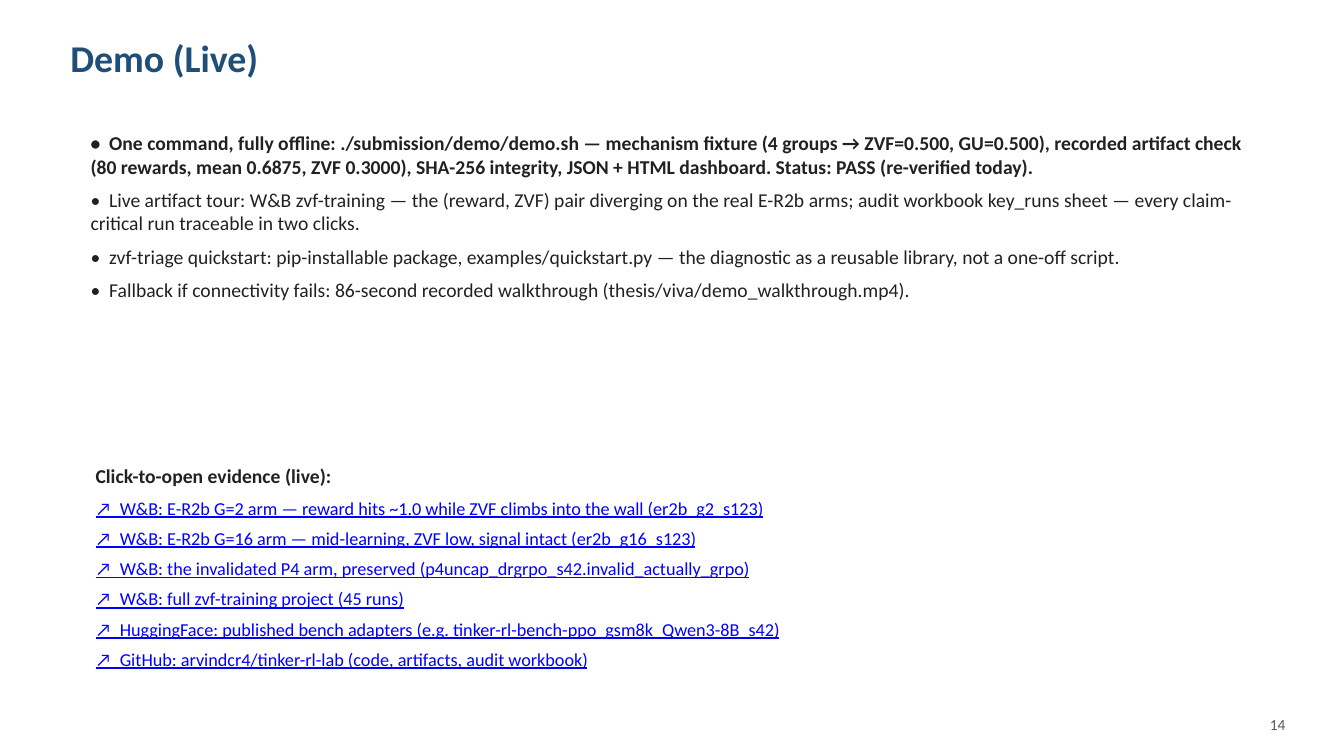
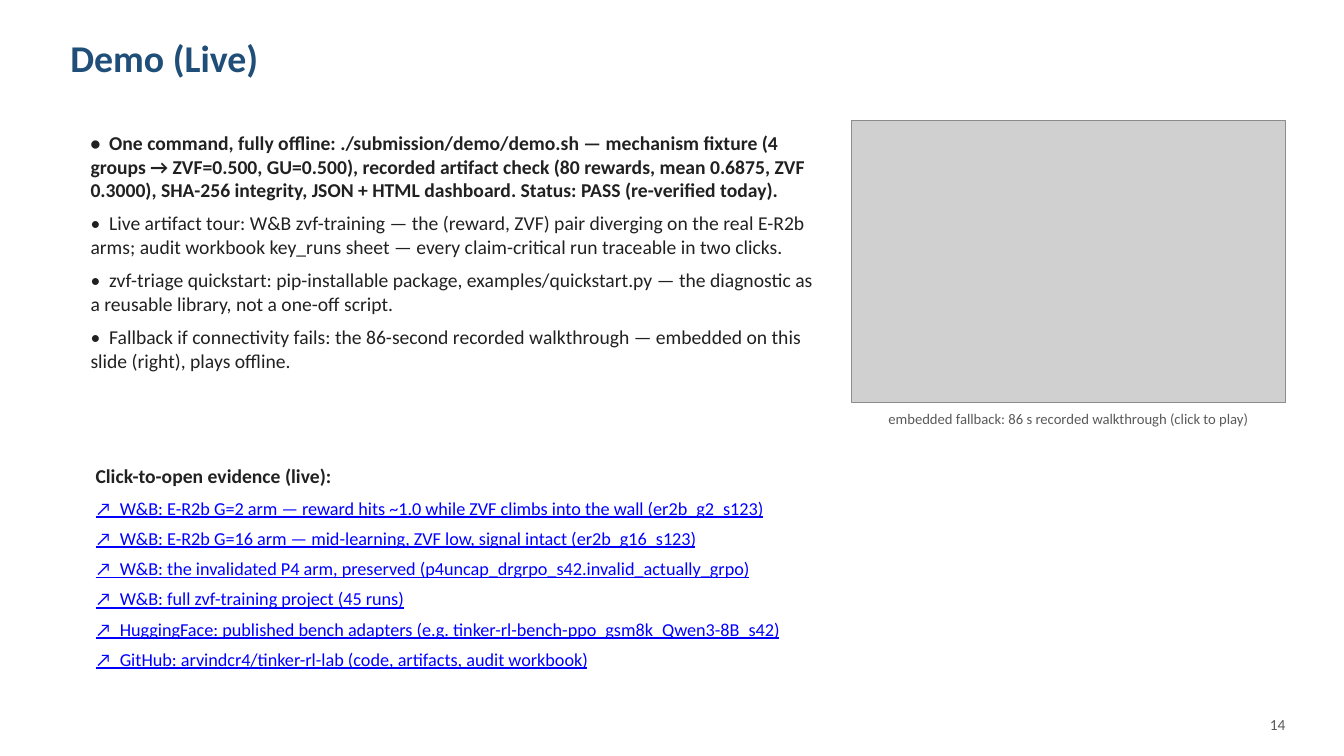
Before and after one commit to arvindcr4/tinker-rl-lab, a slide deck: slide 15 of outputs/PESU_MTech_Phase1_Session1_Review_ArvindCR.pptx. Drawn at 1344x756 pixels with LibreOffice and Linux fonts; fonts in the diff are those of the drawing; grey boxes stand for pictures. Boxes give left, top, right and bottom in pixels: in the first picture for what was removed or moved away, otherwise in the second. Text is boxed around its words. In the diff, an @@ line names an element or a change of style, - is before the commit and + after.

Commit message:
feat(deck): embed the 86s fallback walkthrough video on the Demo slide
thesis/viva/demo_walkthrough.mp4 (h264, 3.2MB) now embedded top-right
of the Demo slide with poster frame — the connectivity-failure fallback
plays offline from inside the deck. Deck is now fully self-contained at
8.05MB: opening demo video + fallback walkthrough + audit workbook +
diagrams + clickable evidence links in one file.

```diff
--- a/outputs/PESU_MTech_Phase1_Session1_Review_ArvindCR.pptx
+++ b/outputs/PESU_MTech_Phase1_Session1_Review_ArvindCR.pptx
@@ picture added at [852,121,1286,402] @@
@@ text at [91,330,801,372]: text changed @@
-• Fallback if connectivity fails: 86-second recorded walkthrough (thesis/viva/demo_walkthrough.mp4).
+• Fallback if connectivity fails: the 86-second recorded walkthrough — embedded on this slide (right), plays offline.
@@ text added at [888,413,1248,427], 10.5 pt, text #5A5A5A @@
+embedded fallback: 86 s recorded walkthrough (click to play)
```
Also in this commit, not shown: 2 other files.
